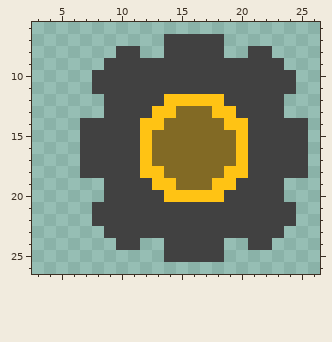
Pixel-art sprite -- farmhand_app/assets/images/motor-on.png. The first picture shows the starting point.
The file is 128x128 pixels, drawn in blocks of 4x4; one block is one cell here. Shown: x 3..26, y 6..26.
The result:
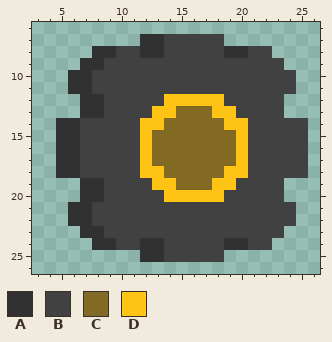
Palette (. is transparent): A #313131  B #414141  C #826a25  D #ffc314
The edit:
y 7: x 12..13 .. -> AA
y 8: x 8..9 .. -> AA; x 12..13 .. -> AA; x 19..20 .. -> AA
y 9: x 7..8 .. -> AA
y 10..11: x 6..7 .. -> AA
y 12..13: x 7..8 .. -> AA
y 14..18: x 5..6 .. -> AA
y 19..20: x 7..8 .. -> AA
y 21..22: x 6..7 .. -> AA
y 23: x 7..8 .. -> AA
y 24: x 8..9 .. -> AA; x 12..13 .. -> AA; x 19..20 .. -> AA
y 25: x 12..13 .. -> AA
